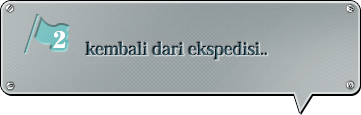
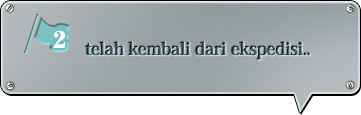
Two versions of the same layered image (361 × 115). Layer-by-layer changes:
renamed "kembali dari ekspedisi.." to "telah kembali dari ekspedisi..", painted on it over [85, 41, 310, 60]
